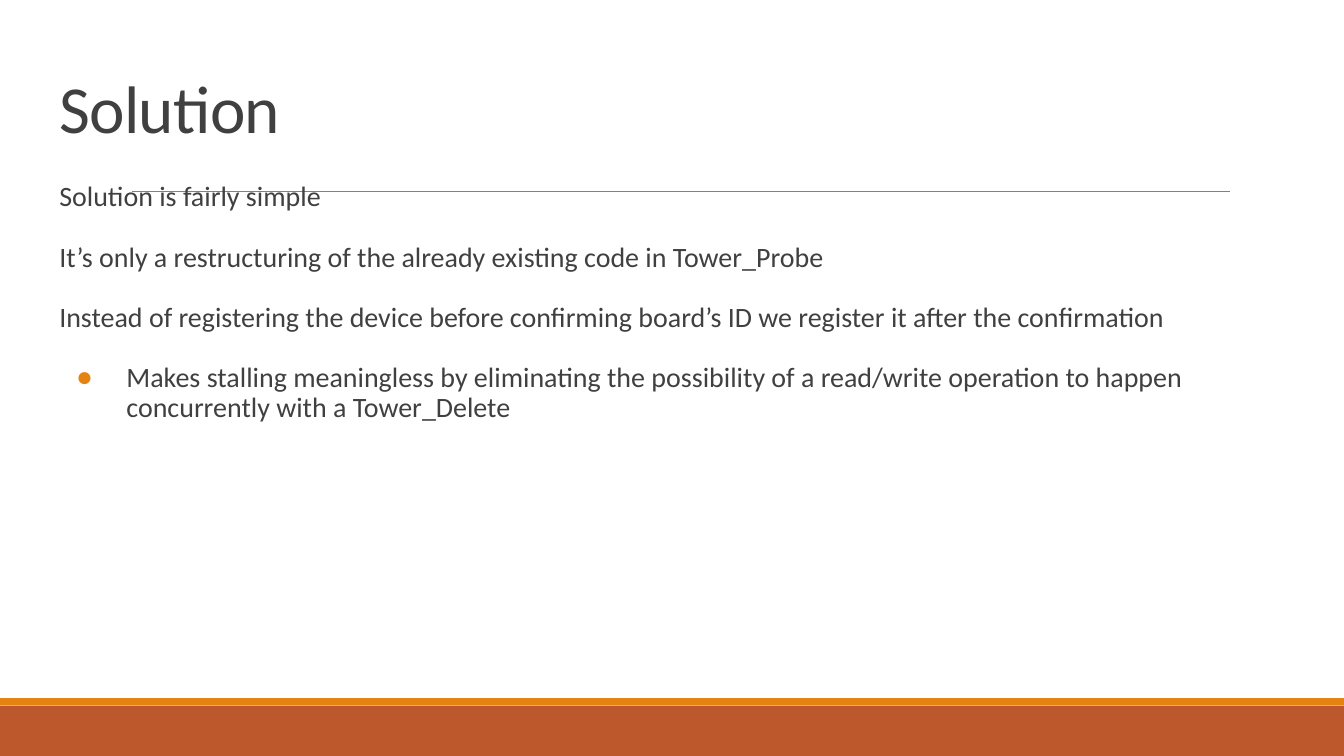
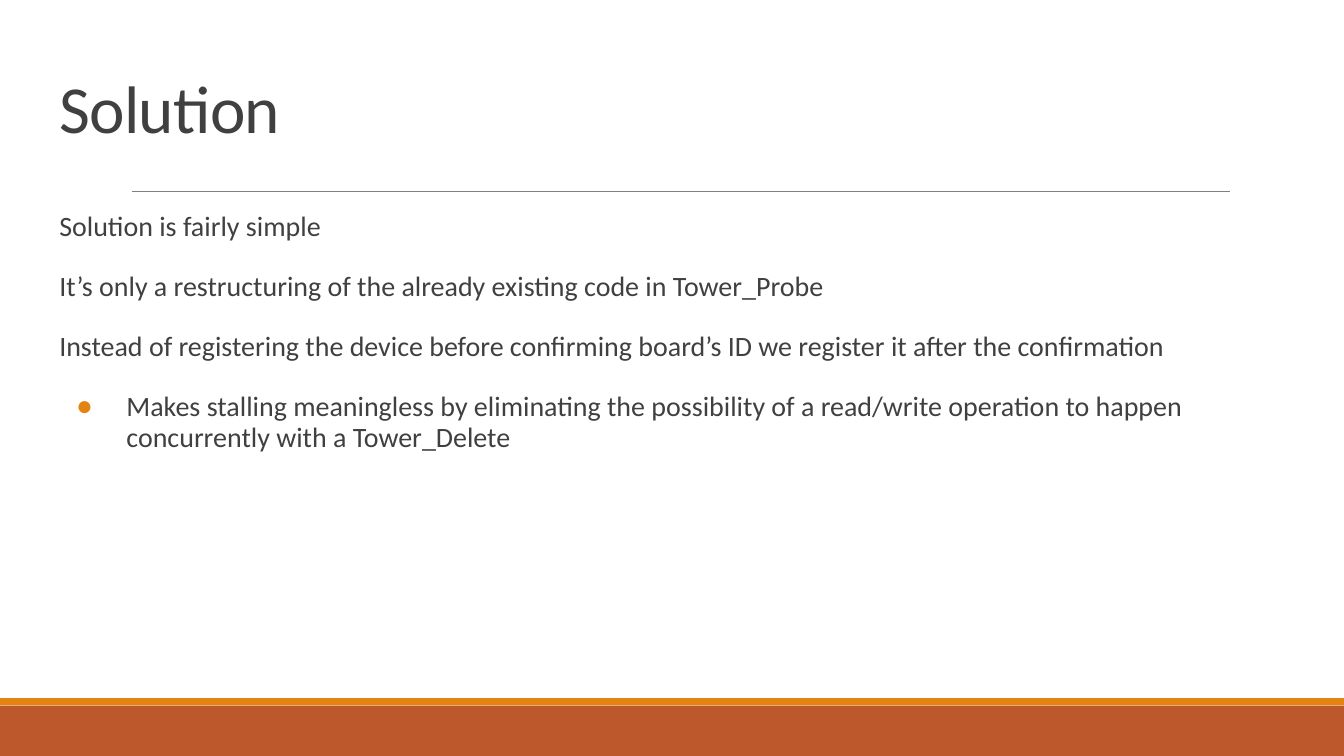
Before and after one commit to ttown386/PaVT-BST, a slide deck: slide 10 of doc/HW2/Tower Probe Race Condition.pptx (slide 9 before the commit). Drawn at 1344x756 pixels with LibreOffice and Linux fonts; fonts in the diff are those of the drawing. Boxes give left, top, right and bottom in pixels: in the first picture for what was removed or moved away, otherwise in the second. Text is boxed around its words. In the diff, an @@ line names an element or a change of style, - is before the commit and + after.

```diff
--- a/doc/HW2/Tower Probe Race Condition.pptx
+++ b/doc/HW2/Tower Probe Race Condition.pptx
@@ text "Solution is fairly simple": place and size @@
-text "Solution is fairly simple" at [59, 186, 1182, 422]
+text "Solution is fairly simple" at [59, 216, 1182, 452]
```
Also in this commit, not shown: 3 other slides changed, 13 slides added, 1 slide removed.
